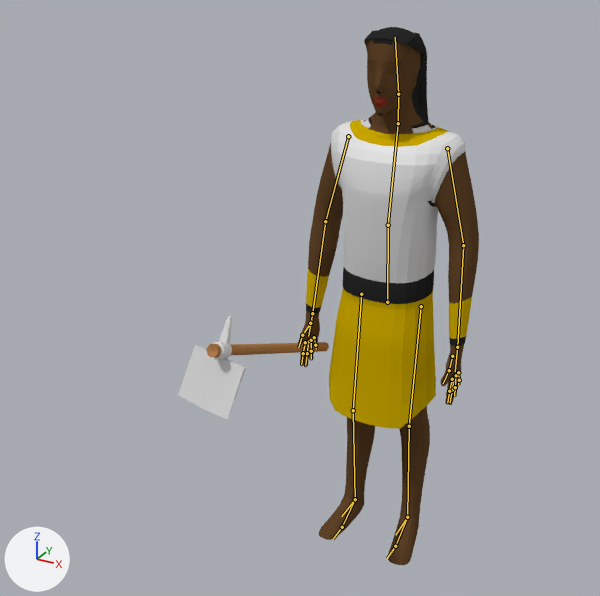
A saved change to the Blender file RTS Dev Project/Assets/Models/Characters/egipcians/egyptians_granger.blend.
Before and after are seen from a camera (50 mm lens) standing at (2.94, -7.1, 6.27) and looking at (-0.42, -0.98, 3.21). Every picture has the same lights, and +X, +Y and +Z are marked at lower left. The bones that bend it are drawn over the model as lines.

Objects in the first picture: 'Circle', 'human'.
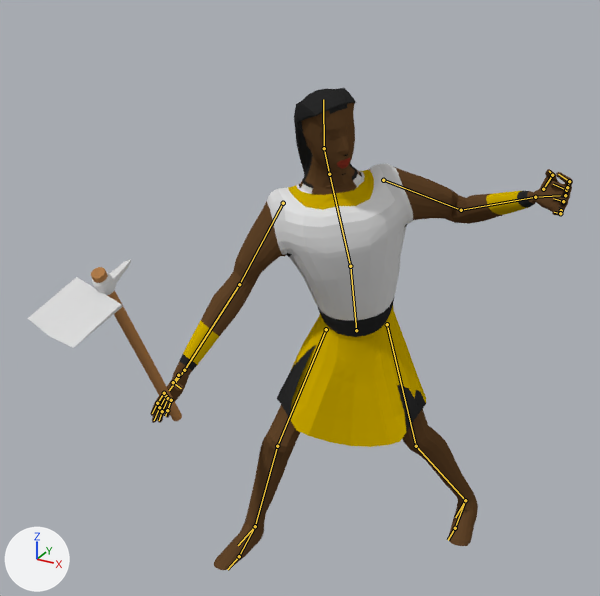
The newer file adds an action. The first version stands in its rest pose; the second is drawn at frame 20 of the action 'attack'.

What the commit changed:
Bone 'torso' (bone_torso) moves from (0.0, 0.0, 0.0) to (0.226, -0.276, 0.016).
Bone 'torso' (bone_torso) turns from (0, 0, 0) to (-12, 27, -5) degrees about its own x, y and z.
Bone 'chest' (bone_chest) turns from (0, 0, 0) to (-1, 4, 7) degrees about its own x, y and z.
Bone 'head' (bone_head) turns from (0, 0, 0) to (-1, 21, 9) degrees about its own x, y and z.
Bone 'upper arm.L' (bone_upper_arm_l) moves from (0.0, 0.0, 0.0) to (0.035, -0.011, -0.005).
Bone 'hand.L' (bone_hand_l) turns from (0, 0, 0) to (46, -113, -43) degrees about its own x, y and z.
Bone 'upper thumb.L' (bone_upper_thumb_l) turns from (0, 0, 0) to (-5, -28, -25) degrees about its own x, y and z.
Bone 'lower thumb.L' (bone_lower_thumb_l) turns from (0, 0, 0) to (-34, -4, -28) degrees about its own x, y and z.
Bone 'upper middle.L' (bone_upper_middle_l) moves from (0.0, 0.0, 0.0) to (0.002, -0.001, 0.0).
Bone 'upper middle.L' (bone_upper_middle_l) turns from (0, 0, 0) to (5, -6, -50) degrees about its own x, y and z.
Bone 'lower middle.L' (bone_lower_middle_l) moves from (0.0, 0.0, 0.0) to (0.004, -0.002, 0.0).
Bone 'lower middle.L' (bone_lower_middle_l) turns from (0, 0, 0) to (4, -10, -66) degrees about its own x, y and z.
Bone 'upper index.L' (bone_upper_index_l) moves from (0.0, 0.0, 0.0) to (-0.002, 0.002, 0.0).
Bone 'upper index.L' (bone_upper_index_l) turns from (0, 0, 0) to (4, -11, -50) degrees about its own x, y and z.
Bone 'lower index.L' (bone_lower_index_l) moves from (0.0, 0.0, 0.0) to (-0.015, 0.006, -0.003).
Bone 'lower index.L' (bone_lower_index_l) turns from (0, 0, 0) to (9, -18, -65) degrees about its own x, y and z.
Bone 'upper ring.L' (bone_upper_ring_l) moves from (0.0, 0.0, 0.0) to (-0.003, -0.002, 0.0).
Bone 'upper ring.L' (bone_upper_ring_l) turns from (0, 0, 0) to (3, 6, 51) degrees about its own x, y and z.
Bone 'lower ring.L' (bone_lower_ring_l) moves from (0.0, 0.0, 0.0) to (0.017, -0.006, 0.001).
Bone 'lower ring.L' (bone_lower_ring_l) turns from (0, 0, 0) to (0, -3, -66) degrees about its own x, y and z.
Bone 'upper pinky.L' (bone_upper_pinky_l) moves from (0.0, 0.0, 0.0) to (0.003, 0.001, 0.0).
Bone 'upper pinky.L' (bone_upper_pinky_l) turns from (0, 0, 0) to (9, 18, 48) degrees about its own x, y and z.
Bone 'lower pinky.L' (bone_lower_pinky_l) moves from (0.0, 0.0, 0.0) to (0.006, 0.001, -0.001).
Bone 'lower pinky.L' (bone_lower_pinky_l) turns from (0, 0, 0) to (-1, 6, 65) degrees about its own x, y and z.
Bone 'lower arm.R' (bone_lower_arm_r) turns from (0, 0, 0) to (-7, 41, 77) degrees about its own x, y and z.
Bone 'hand.R' (bone_hand_r) turns from (0, 0, 0) to (0, -23, 2) degrees about its own x, y and z.
Bone 'upper thumb.R' (bone_upper_thumb_r) turns from (0, 0, 0) to (-5, 28, 25) degrees about its own x, y and z.
Bone 'lower thumb.R' (bone_lower_thumb_r) turns from (0, 0, 0) to (-5, -1, 36) degrees about its own x, y and z.
Bone 'lower middle.R' (bone_lower_middle_r) moves from (0.0, 0.0, 0.0) to (0.0, -0.005, 0.001).
Bone 'lower middle.R' (bone_lower_middle_r) turns from (0, 0, 0) to (1, 2, 7) degrees about its own x, y and z.
Bone 'lower index.R' (bone_lower_index_r) moves from (0.0, 0.0, 0.0) to (0.002, 0.009, -0.004).
Bone 'lower index.R' (bone_lower_index_r) turns from (0, 0, 0) to (1, 3, 7) degrees about its own x, y and z.
Bone 'lower arm ik.L' (bone_lower_arm_ik_l) moves from (0.0, 0.0, 0.0) to (1.26, -1.109, 1.713).
Bone 'upper arm ik.L' (bone_upper_arm_ik_l) moves from (0.0, 0.0, 0.0) to (5.608, 1.566, -3.223).
Bone 'lower leg.R' (bone_lower_leg_r) moves from (0.0, 0.0, 0.0) to (-0.005, 0.0, -0.001).
Bone 'lower leg.R' (bone_lower_leg_r) turns from (0, 0, 0) to (0, 0, -2) degrees about its own x, y and z.
Bone 'lower arm ik.R' (bone_lower_arm_ik_r) moves from (0.0, 0.0, 0.0) to (-0.702, -0.648, 0.228).
Bone 'upper arm ik.R' (bone_upper_arm_ik_r) moves from (0.0, 0.0, 0.0) to (-0.225, -0.151, 0.085).
Bone 'leg control.L' (bone_leg_control_l) moves from (0.0, 0.0, 0.0) to (-0.301, -0.383, 0.0).
Bone 'leg control.R' (bone_leg_control_r) moves from (0.0, 0.0, 0.0) to (0.485, 0.615, 0.0).

Boxes (x1, y1, x2, y2) around the edits, measured in the pictures (600 x 596 px):
'human', posed (133% wider, 10% shorter): before (298, 27, 479, 565); after (150, 88, 573, 570)
'Circle', posed (57% taller): before (178, 316, 329, 419); after (28, 259, 182, 421)
bone 'torso', root to tip: before (387, 302) to (388, 225); after (356, 330) to (350, 266)
bone 'chest', root to tip: before (388, 225) to (398, 123); after (350, 266) to (329, 174)
bone 'head', root to tip: before (398, 94) to (395, 37); after (324, 148) to (323, 99)
bone 'upper arm.L', root to tip: before (447, 148) to (463, 245); after (383, 180) to (461, 210)
bone 'hand.L', root to tip: before (457, 347) to (455, 371); after (535, 197) to (560, 195)
bone 'upper thumb.L', root to tip: before (452, 356) to (449, 370); after (543, 189) to (552, 175)
bone 'lower thumb.L', root to tip: before (449, 370) to (443, 383); after (552, 175) to (549, 171)
bone 'upper middle.L', root to tip: before (454, 377) to (452, 390); after (565, 195) to (566, 190)
bone 'lower middle.L', root to tip: before (452, 390) to (450, 402); after (566, 190) to (553, 184)
bone 'upper index.L', root to tip: before (452, 379) to (449, 391); after (567, 187) to (569, 181)
bone 'lower index.L', root to tip: before (449, 391) to (447, 402); after (569, 181) to (558, 174)
bone 'upper ring.L', root to tip: before (456, 375) to (455, 387); after (563, 202) to (563, 201)
bone 'lower ring.L', root to tip: before (455, 387) to (454, 396); after (563, 201) to (553, 198)
bone 'upper pinky.L', root to tip: before (458, 372) to (459, 380); after (561, 210) to (560, 213)
bone 'lower pinky.L', root to tip: before (459, 380) to (458, 384); after (560, 213) to (554, 212)
bone 'lower arm.R', root to tip: before (325, 221) to (312, 313); after (239, 284) to (184, 370)
bone 'hand.R', root to tip: before (312, 313) to (308, 336); after (184, 370) to (169, 390)
bone 'upper thumb.R', root to tip: before (310, 323) to (302, 335); after (178, 375) to (173, 382)
bone 'lower thumb.R', root to tip: before (302, 335) to (298, 347); after (173, 382) to (181, 388)
bone 'lower middle.R', root to tip: before (307, 353) to (305, 365); after (159, 407) to (154, 420)
bone 'lower index.R', root to tip: before (303, 353) to (301, 364); after (157, 403) to (152, 413)
bone 'lower leg.R', root to tip: before (353, 410) to (355, 499); after (277, 446) to (255, 526)
